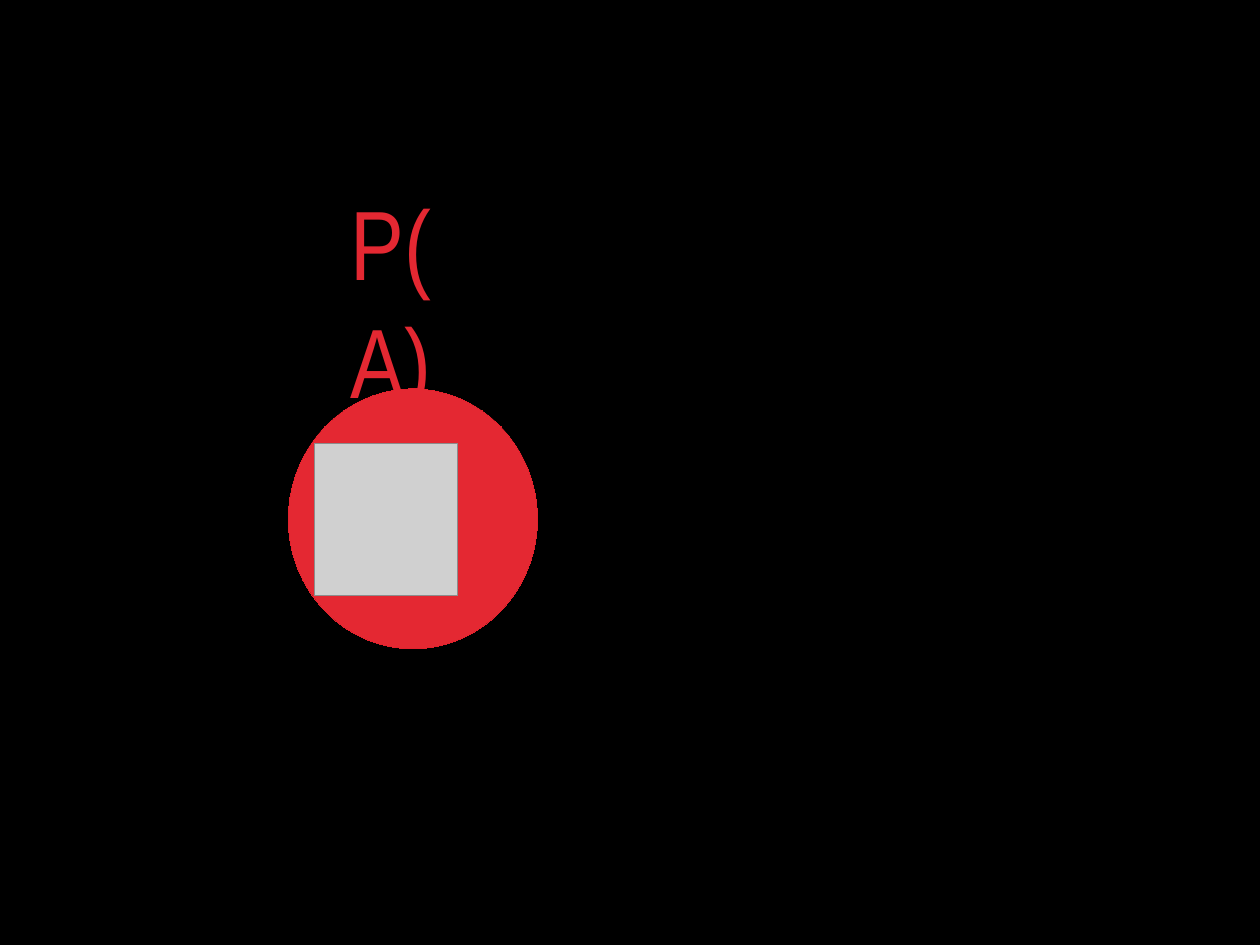
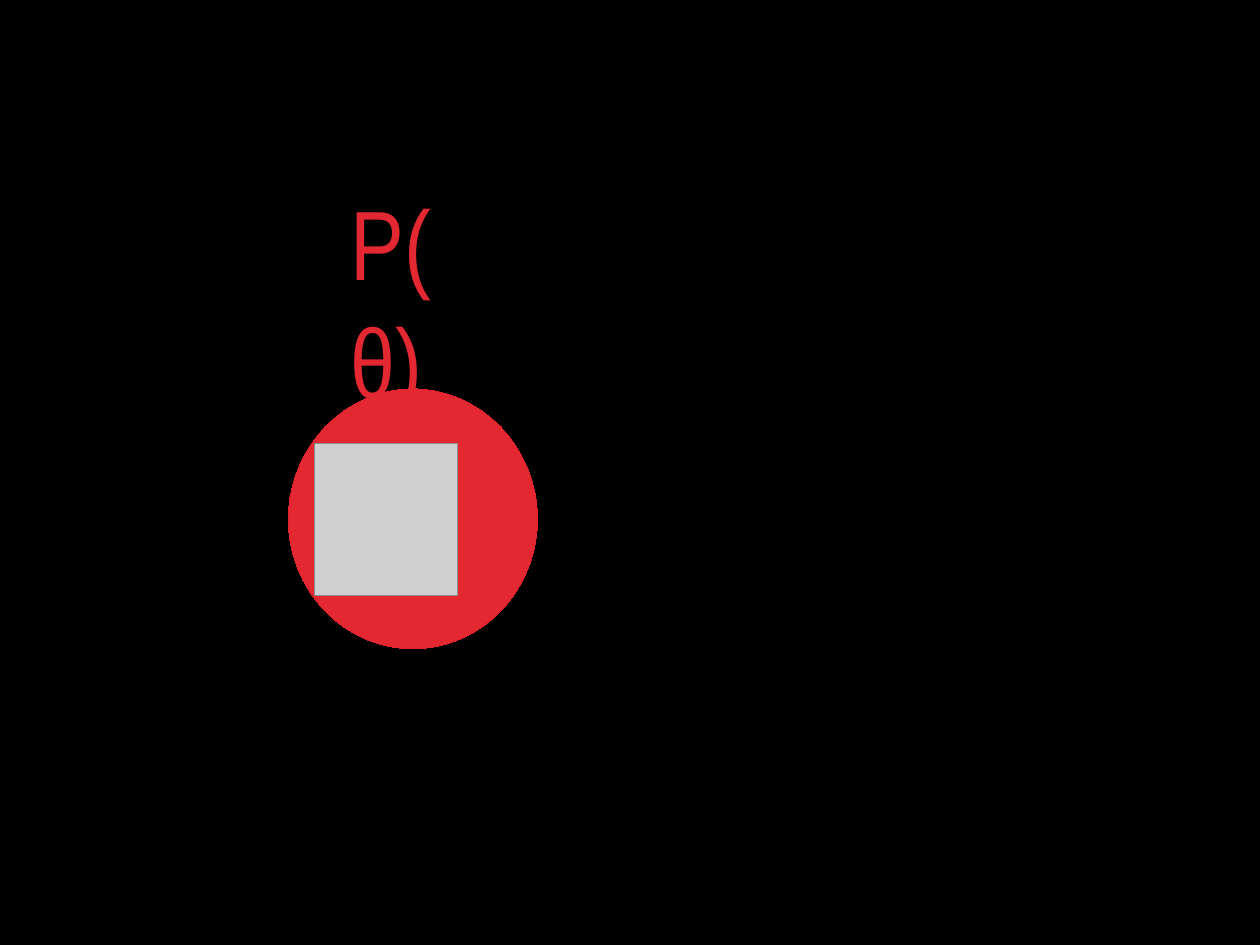
Before and after one commit to patricks1/noble-machine-learning, a slide deck: slide 10 of Session5/Session5_Slides.pptx. Drawn at 1260x945 pixels with LibreOffice and Linux fonts; fonts in the diff are those of the drawing; grey boxes stand for pictures. Boxes give left, top, right and bottom in pixels: in the first picture for what was removed or moved away, otherwise in the second. Text is boxed around its words. In the diff, an @@ line names an element or a change of style, - is before the commit and + after.

```diff
--- a/Session5/Session5_Slides.pptx
+++ b/Session5/Session5_Slides.pptx
@@ text at (350,208,431,416): text changed @@
-P(A)
+P(θ)
```
Also in this commit, not shown: 10 other slides changed, 2 other files.
